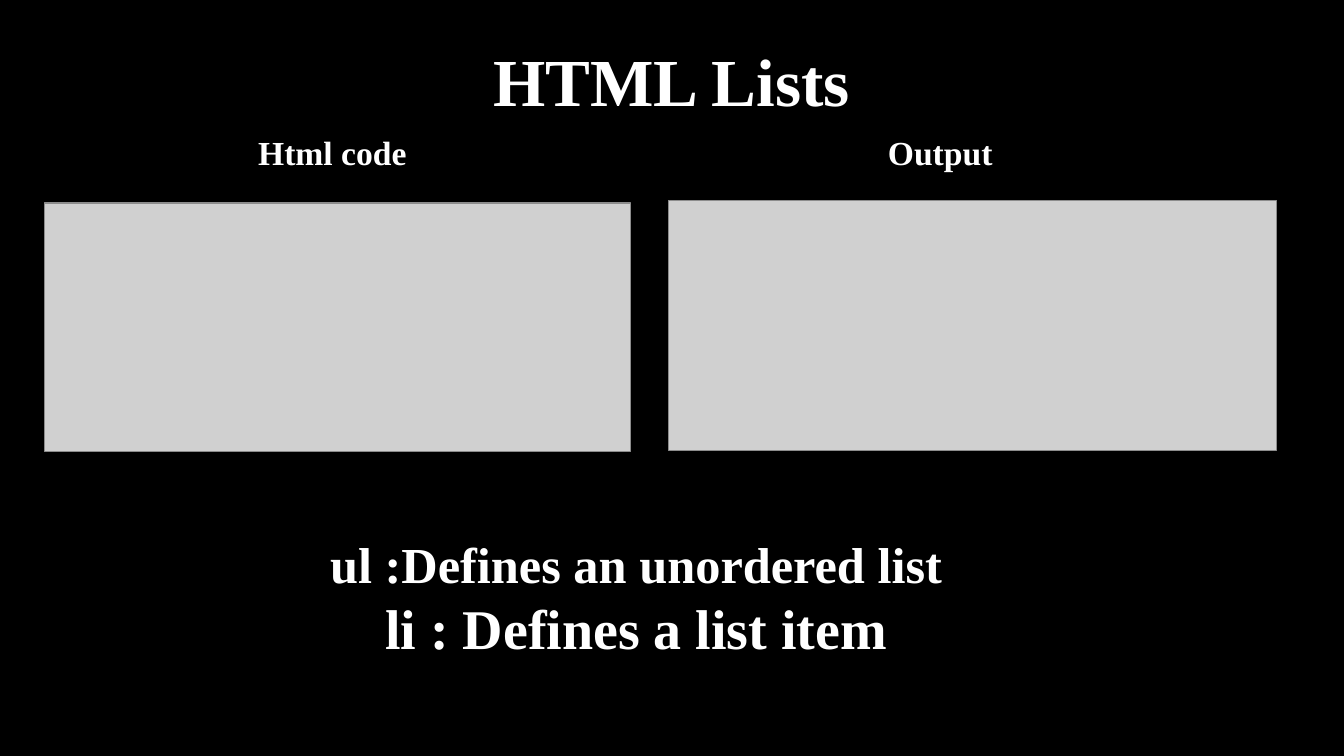
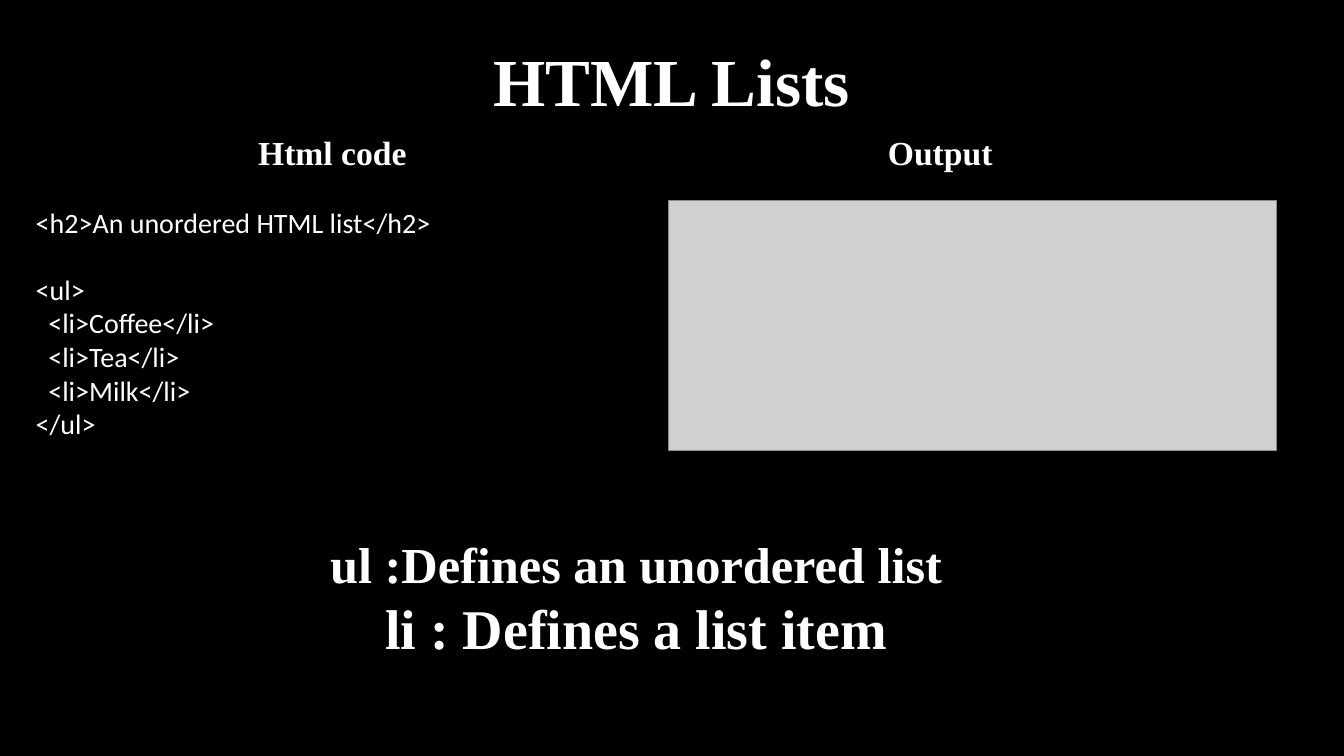
Before and after one commit to haiderIbrahem/ASPU_WEB, a slide deck: slide 36 of web.pptx (slide 34 before the commit). Drawn at 1344x756 pixels with LibreOffice and Linux fonts; fonts in the diff are those of the drawing; grey boxes stand for pictures. Boxes give left, top, right and bottom in pixels: in the first picture for what was removed or moved away, otherwise in the second. Text is boxed around its words. In the diff, an @@ line names an element or a change of style, - is before the commit and + after.

```diff
--- a/web.pptx
+++ b/web.pptx
@@ picture removed at [44,203,631,452] @@
@@ text added at [36,213,431,435], 20 pt, text #FFFFFF @@
+<h2>An unordered HTML list</h2>
+<ul>
+<li>Coffee</li>
+<li>Tea</li>
+<li>Milk</li>
+</ul>
```
Also in this commit, not shown: 18 other slides changed, 2 slides added.
